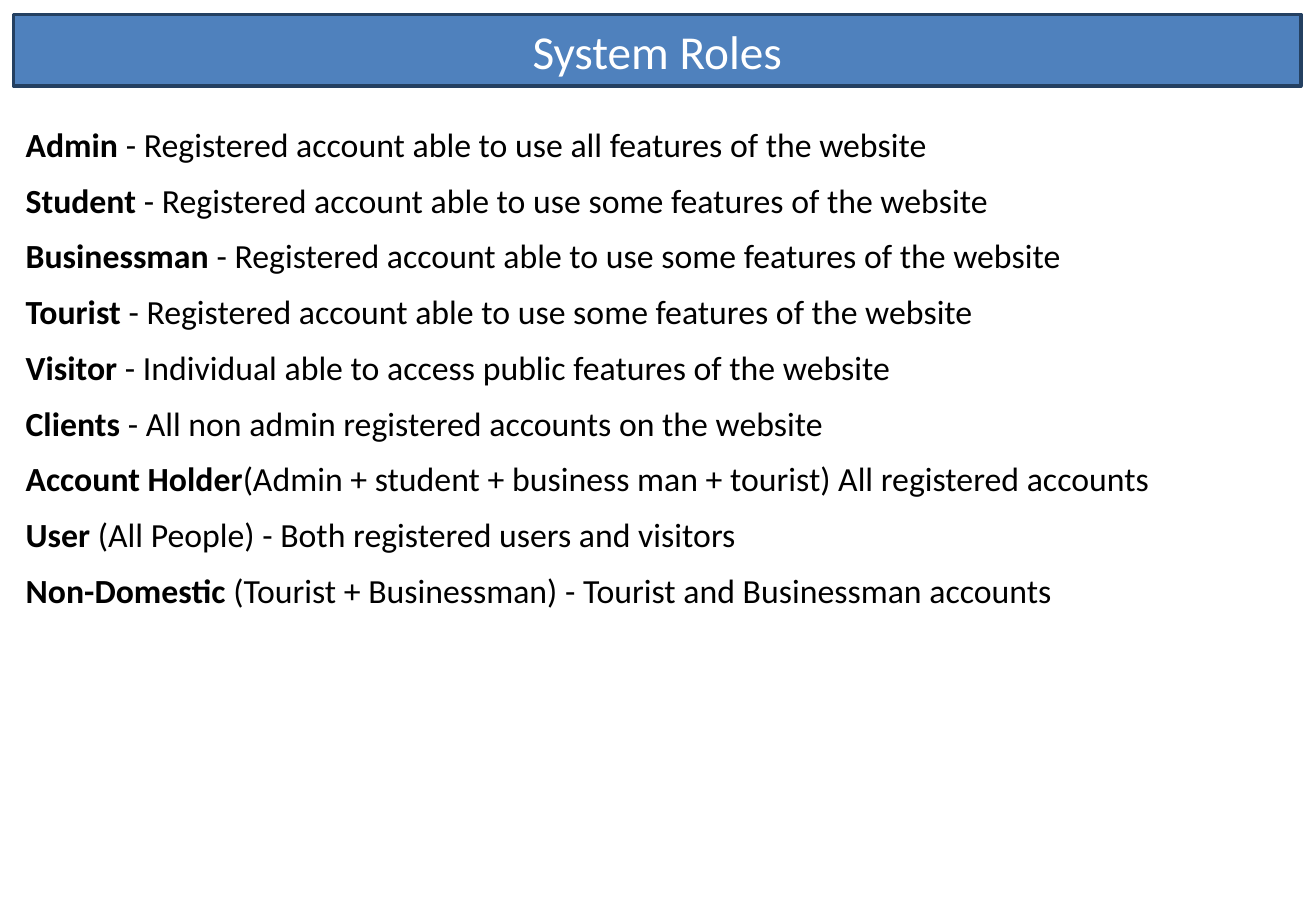
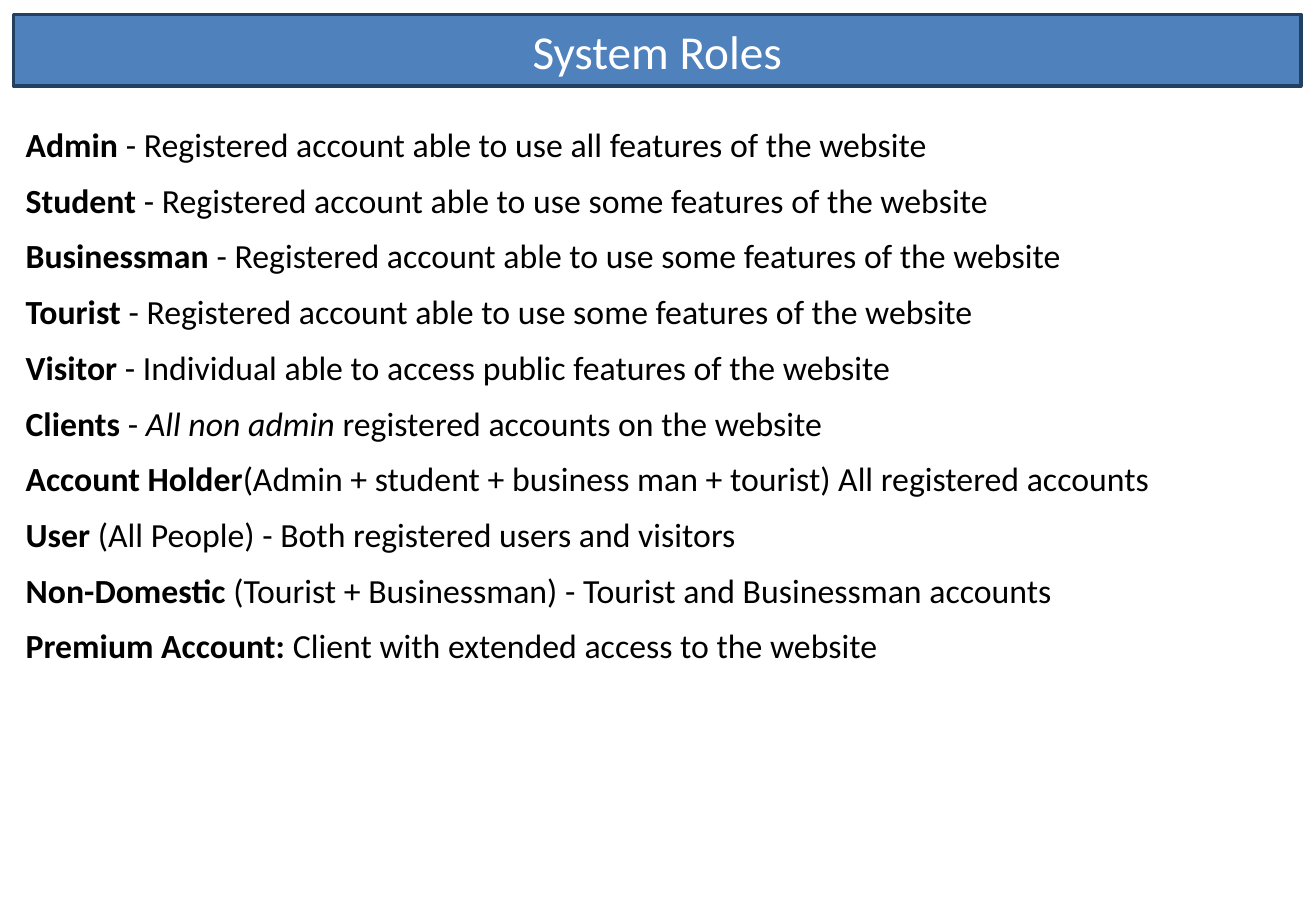
Before and after one commit to lowejosh/Django-landmarks, a slide deck: slide 1 of Story Cards.pptx. Drawn at 1316x911 pixels with LibreOffice and Linux fonts; fonts in the diff are those of the drawing. Boxes give left, top, right and bottom in pixels: in the first picture for what was removed or moved away, otherwise in the second. Text is boxed around its words. In the diff, an @@ line names an element or a change of style, - is before the commit and + after.

```diff
--- a/Story Cards.pptx
+++ b/Story Cards.pptx
@@ text at (x1=26, y1=412, x2=822, y2=442): italic on in "All non admin" @@
@@ text at (x1=26, y1=634, x2=877, y2=659): paragraph added @@
+Premium Account: Client with extended access to the website
```
Also in this commit, not shown: 2 other slides changed, 29 slides added, 1 other file.
